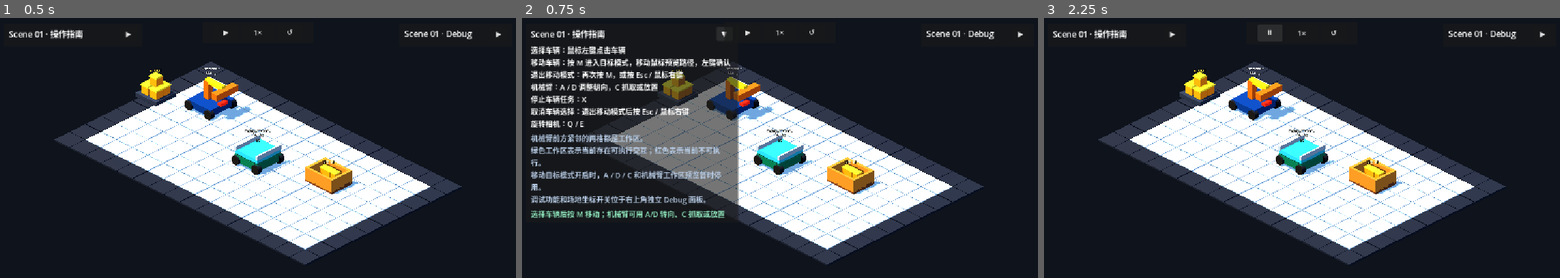
Above: before the commit, frames 1-3 (left to right).
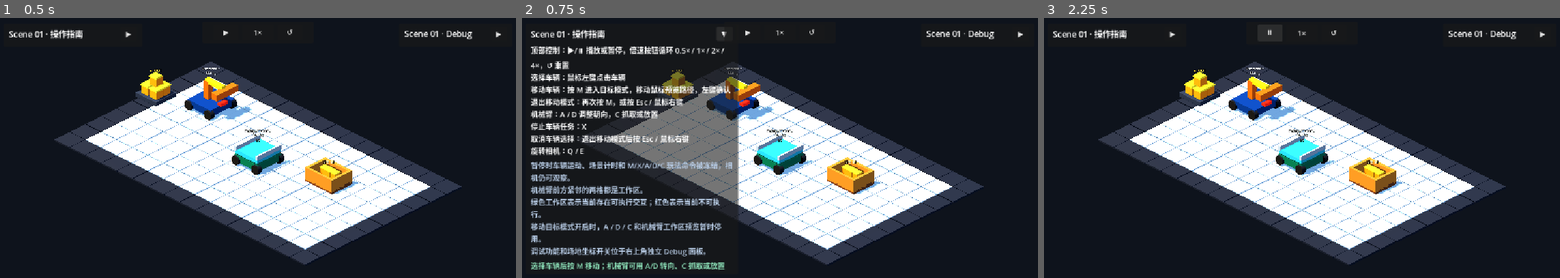
Above: after the commit, the same moments.

Repository: Ri0n72Y/automata
Game: Godot game, scene res://scenes/scene_01/scene_01_basic_packing.tscn
The game is run twice, just before and just after one commit, with the same random seed, the same clock (stepped at 60 frames per second) and the same inputs.
Inputs:
- Up to frame 1 (0.5 s): no input
- Up to frame 2 (0.75 s): click "▶" at 0.5 s
- Up to frame 3 (2.25 s): click "▼" at 1.25 s; click "▶" at 2 s

Frame 1 is identical in both runs. In frame 2, 13% of the frame differs, in the area x 1-41%, y 10-97%; in frame 3, nothing differs.

Commit message:
[codex]docs(scene-01): document lifecycle controls in help

Diff:
--- a/scenes/scene_01/components/scene_01_manual_ui.tscn
+++ b/scenes/scene_01/components/scene_01_manual_ui.tscn
@@ -54,13 +54,13 @@
 [node name="Instructions" type="Label" parent="RootControl/Panel/Margin/VBox"]
 visible = false
 layout_mode = 2
-text = "选择车辆：鼠标左键点击车辆\n移动车辆：按 M 进入目标模式，移动鼠标预览路径，左键确认\n退出移动模式：再次按 M，或按 Esc / 鼠标右键\n机械臂：A / D 调整朝向，C 抓取或放置\n停止车辆任务：X\n取消车辆选择：退出移动模式后按 Esc / 鼠标右键\n旋转相机：Q / E"
+text = "顶部控制：▶/⏸ 播放或暂停，倍速按钮循环 0.5× / 1× / 2× / 4×，↺ 重置\n选择车辆：鼠标左键点击车辆\n移动车辆：按 M 进入目标模式，移动鼠标预览路径，左键确认\n退出移动模式：再次按 M，或按 Esc / 鼠标右键\n机械臂：A / D 调整朝向，C 抓取或放置\n停止车辆任务：X\n取消车辆选择：退出移动模式后按 Esc / 鼠标右键\n旋转相机：Q / E"
 autowrap_mode = 2
 
 [node name="ScopeNote" type="Label" parent="RootControl/Panel/Margin/VBox"]
 visible = false
 layout_mode = 2
-text = "机械臂前方紧邻的两格都是工作区。\n绿色工作区表示当前存在可执行交互；红色表示当前不可执行。\n移动目标模式开启时，A / D / C 和机械臂工作区预览暂时停用。\n调试功能和场地坐标开关位于右上角独立 Debug 面板。"
+text = "暂停时车辆运动、场景计时和 M/X/A/D/C 玩法命令被冻结，相机仍可观察。\n机械臂前方紧邻的两格都是工作区。\n绿色工作区表示当前存在可执行交互；红色表示当前不可执行。\n移动目标模式开启时，A / D / C 和机械臂工作区预览暂时停用。\n调试功能和场地坐标开关位于右上角独立 Debug 面板。"
 autowrap_mode = 2
 modulate = Color(0.72, 0.8, 0.9, 1)
 
@@ -68,7 +68,7 @@
 unique_name_in_owner = true
 visible = false
 layout_mode = 2
-text = "选择车辆后按 M 移动；机械臂可用 A/D 转向、C 抓取或放置"
+text = "点击顶部 ▶ 开始；选择车辆后按 M 移动，机械臂可用 A/D 转向、C 抓取或放置"
 autowrap_mode = 2
 modulate = Color(0.55, 0.88, 0.72, 1)
 
